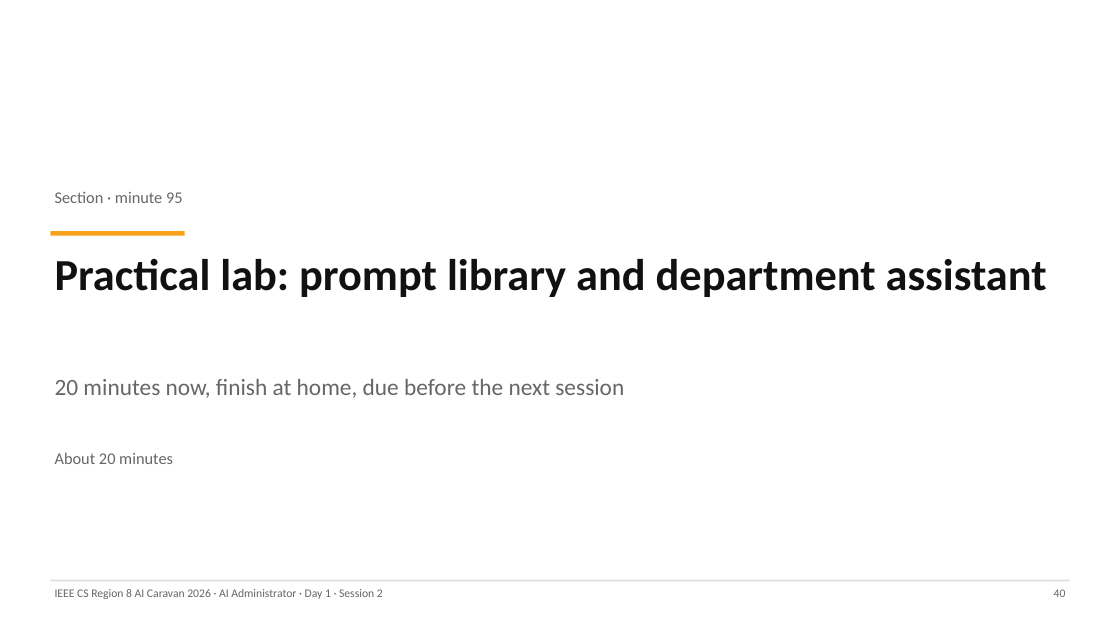
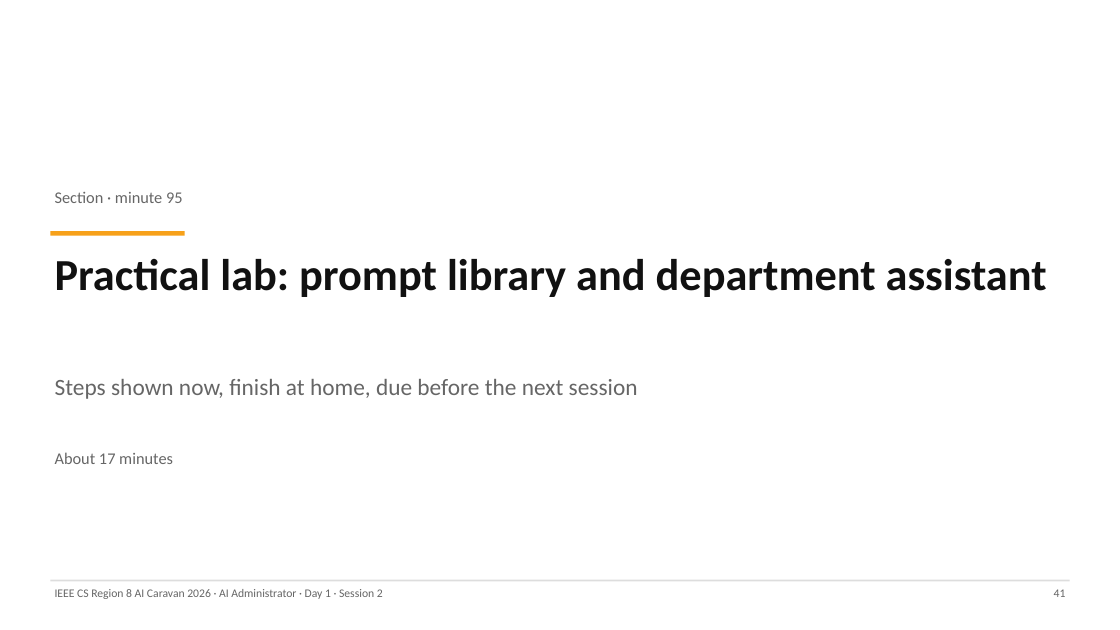
Before and after one commit to abedbanna/snippet-vault, a slide deck: slide 41 of instructor/ai-administrator/out/day1/Day1_S2_Prompting_for_Operators.pptx (slide 40 before the commit). Drawn at 1120x630 pixels with LibreOffice and Linux fonts; fonts in the diff are those of the drawing. Boxes give left, top, right and bottom in pixels: in the first picture for what was removed or moved away, otherwise in the second. Text is boxed around its words. In the diff, an @@ line names an element or a change of style, - is before the commit and + after.

Commit message:
Session 2: live test bench and policy bot, 20-question Kahoot replaces quiz slides, fictional policies, web page boxes

```diff
--- a/instructor/ai-administrator/out/day1/Day1_S2_Prompting_for_Operators.pptx
+++ b/instructor/ai-administrator/out/day1/Day1_S2_Prompting_for_Operators.pptx
@@ text at [55, 379, 638, 399]: text changed @@
-20 minutes now, finish at home, due before the next session
+Steps shown now, finish at home, due before the next session
@@ text at [55, 452, 173, 464]: text changed @@
-About 20 minutes
+About 17 minutes
@@ text at [1054, 589, 1066, 597]: text changed @@
-40
+41
```
Also in this commit, not shown: 25 other slides changed, 3 slides added, 10 slides removed, 28 other files.
